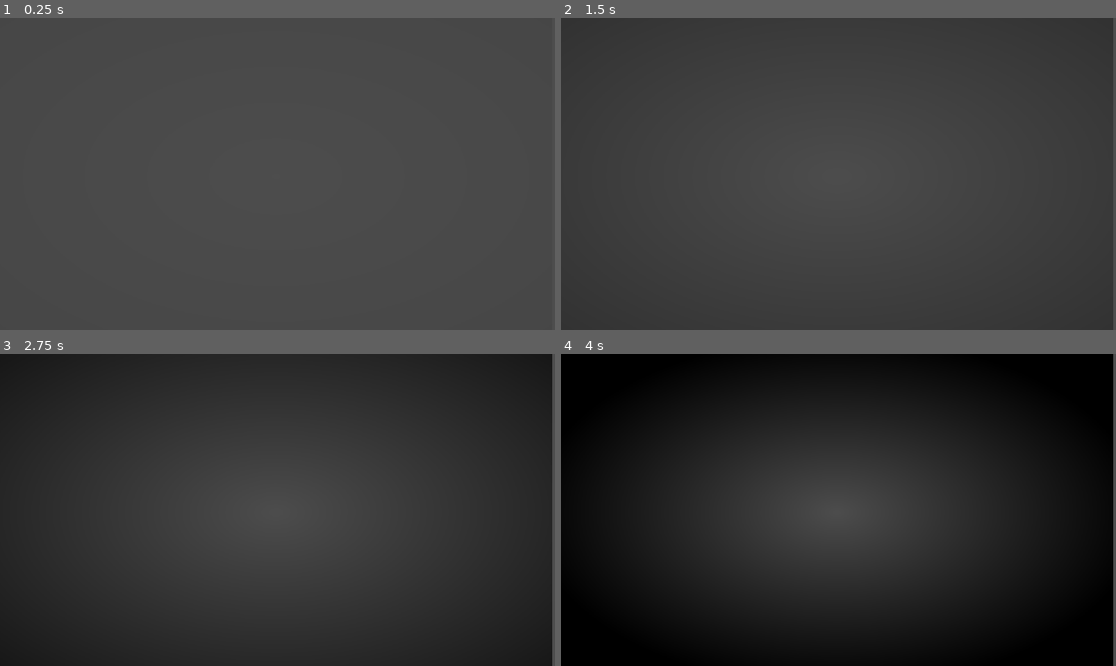
Above: before the commit, frames 1-4 (two rows, left to right).
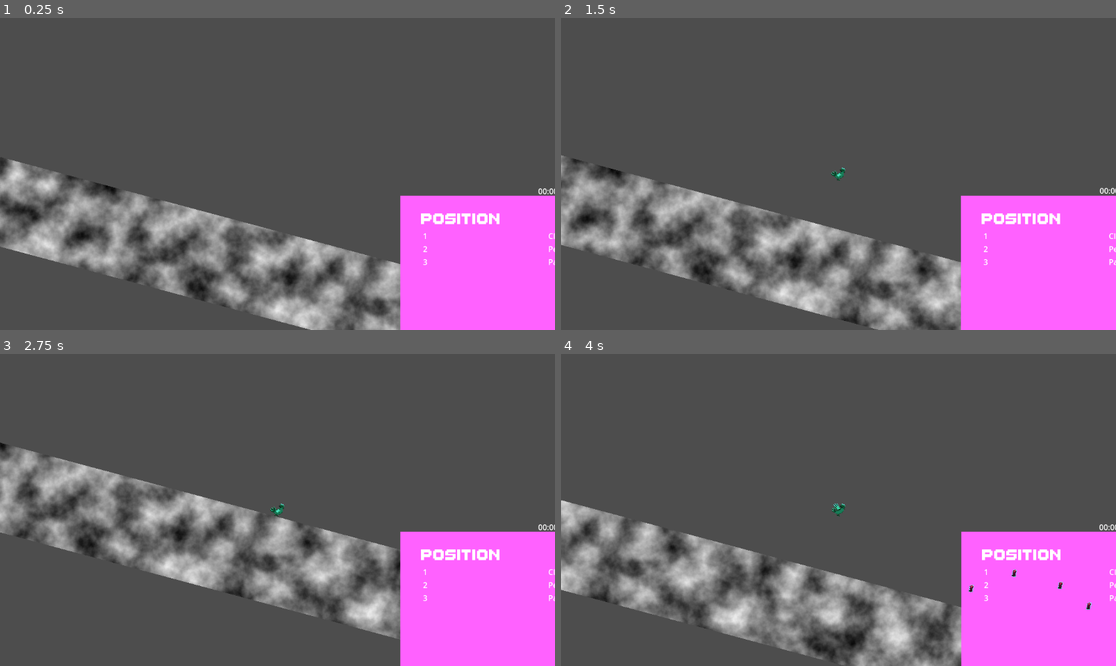
Above: after the commit, the same moments.

Repository: SinusMs/minijam-187
Game: Godot game, scene res://gutestes_level.tscn
Same seed, same stepped clock (60 frames per second), same inputs: the game is played once before the commit and once after it. This scene is started directly instead of the project's main scene. The engine's default icon, where the game draws it, is replaced by a stand-in: a white triangle on a blue panel in a dark square.
Inputs (mouse positions are in pixels of both pictures, inside the frame that each line leads up to):
- Up to frame 1 (0.25 s): no input
- Up to frame 2 (1.5 s): tap Enter (evolve) at 0.5, 0.6 s; move the mouse to (960, 158) at 0.52 s; hold D (right) 0.53-1.28 s; click (960, 158) at 0.67 s; tap Space (jump) at 0.77 s; move the mouse to (727, 189) at 1.27 s; hold A (left) from 1.28 s (still down); tap P (shake) at 1.35 s
- Up to frame 3 (2.75 s): tap Space (jump) at 1.52 s; move the mouse to (333, 441) at 2.02 s; release A (left) at 2.03 s; hold D (right) from 2.03 s (still down); tap F at 2.1 s
- Up to frame 4 (4 s): move the mouse to (810, 572) at 2.77 s; tap R at 2.85 s; click (810, 572) at 2.92 s; tap Space (jump) at 3.02, 3.77 s; move the mouse to (1005, 556) at 3.52 s; release D (right) at 3.53 s; hold A (left) from 3.53 s (still down); tap Enter (evolve) at 3.6 s

The runs differ from the first frame. In frame 1, 27% of the frame differs, in the area x 0-100%, y 45-100%; in frame 2, 30%; in frame 3, 80%; in frame 4, 90%, in the area x 0-100%, y 0-100%.
Error before the commit: Invalid access to property or key 'PauseMenu:<CanvasLayer#40701527651>' on a base object of type 'Dictionary'. (res://ui/hud.gd:39)
Error after the commit: Invalid access to property or key 'PauseMenu:<CanvasLayer#40667973217>' on a base object of type 'Dictionary'. (res://ui/hud.gd:39)

Commit message:
pff

Diff:
--- a/muschebubu.tscn
+++ b/muschebubu.tscn
@@ -87,16 +87,10 @@
 
 [node name="Node2D" type="Node2D"]
 
-[node name="w" type="Camera2D" parent="."]
-position = Vector2(-5, 6.10352e-05)
-scale = Vector2(7.29113, 7.59574)
-
 [node name="Icon" type="Sprite2D" parent="."]
 position = Vector2(-642, -23)
 scale = Vector2(0.676196, 1.16103)
 texture = ExtResource("2_rulpf")
-
-[node name="Node2D" type="Node2D" parent="."]
 
 [node name="CanvasLayer" type="CanvasLayer" parent="." node_paths=PackedStringArray("rect", "persuer", "animation_player")]
 script = ExtResource("2_p6ga2")
@@ -120,7 +114,5 @@
 libraries = {
 &"": SubResource("AnimationLibrary_1sc8n")
 }
-autoplay = "gefährliche_animation"
 
-[connection signal="trigger_persuer" from="CanvasLayer" to="CanvasLayer" method="_on_trigger_persuer"]
 [connection signal="animation_finished" from="AnimationPlayer" to="CanvasLayer" method="_on_animation_player_animation_finished"]
